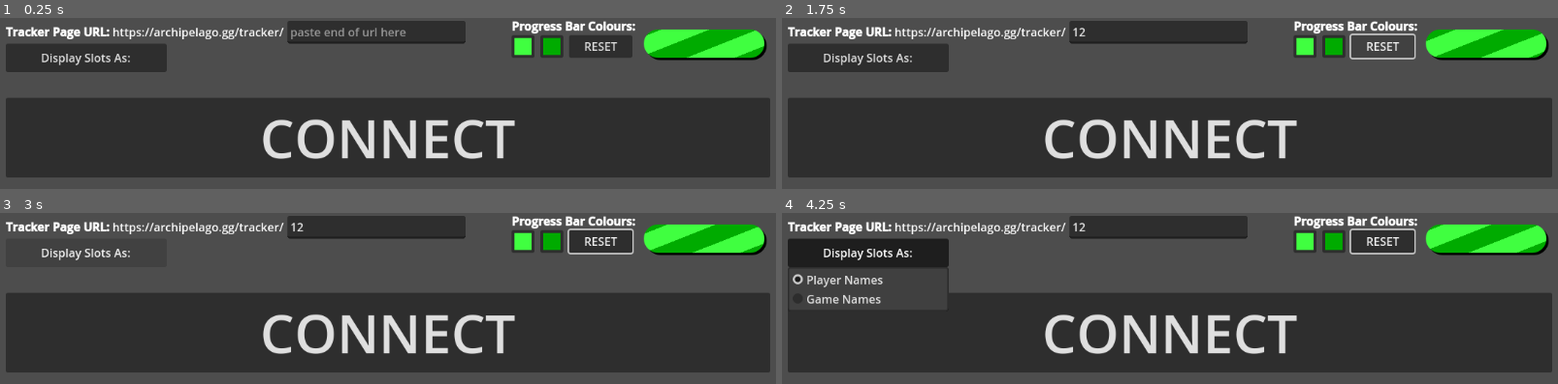
Above: before the commit, frames 1-4 (two rows, left to right).
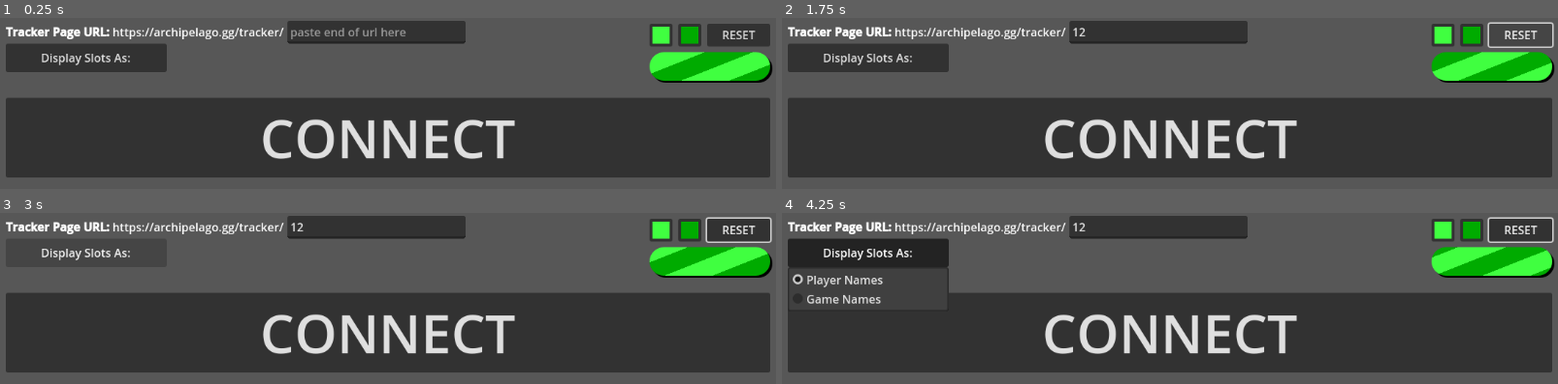
Above: after the commit, the same moments.

Repository: GirambQuamb/Archipelago-Pretty-Progress
Game: Godot game, scene res://launcher.tscn
The game is run twice, just before and just after one commit, with the same random seed, the same clock (stepped at 60 frames per second) and the same inputs.
Inputs (mouse positions are in pixels of both pictures, inside the frame that each line leads up to):
- Up to frame 1 (0.25 s): no input
- Up to frame 2 (1.75 s): click (1162, 31) at 0.52 s; type "12" at 0.6 s; click "RESET" at 1.25 s
- Up to frame 3 (3 s): click "Display Slots As:" at 2 s; click "Display Slots As:" at 2.75 s
- Up to frame 4 (4.25 s): click "Display Slots As:" at 3.5 s

The runs differ from the first frame. In frame 1, 7.3% of the frame differs, in the area x 65-100%, y 1-38%; in frame 2, 6.4%; in frame 3, 7.7%; in frame 4, 7.6%.

Commit message:
Window Title Easter Eggs + Small UI Tweaks
- Window title for the launcher randomly chooses a phrase to show at the end
- Shuffled around the colour picking UI and removed the label

Diff:
--- a/src/launcher.gd
+++ b/src/launcher.gd
@@ -39,8 +39,13 @@
 @export var progress_bar_b : ColorRect
 @export var display_error : ColorRect # Error message
 
+## Window Title Easter Egg ##
+@export var title_eggs : Array[String]
+
 # Initialize the scene
 func _ready() -> void:
+	# Set main window title
+	get_window().title = "PPLauncher | %s" % title_eggs.pick_random()
 	# Initialize text
 	initialize_text()
 
--- a/src/launcher.tscn
+++ b/src/launcher.tscn
@@ -18,7 +18,7 @@
 shader_parameter/color_stripe = Color(7.21961e-08, 0.672275, 9.62615e-07, 1)
 shader_parameter/divisions = 15.0
 shader_parameter/stripe_bias = 2.0
-shader_parameter/speed = 0.1
+shader_parameter/speed = 0.04
 shader_parameter/angle = 0.1
 
 [sub_resource type="StyleBoxFlat" id="StyleBoxFlat_uy6ji"]
@@ -52,6 +52,13 @@
 progress_bar_a = NodePath("Single Game Window/Display Panel/Display Parent/Display Parent A/Progress Bar A")
 progress_bar_b = NodePath("Single Game Window/Display Panel/Display Parent/Display Parent B/Progress Bar B")
 display_error = NodePath("Single Game Window/Error")
+title_eggs = Array[String](["Sent Structure Compass (My Heart)", "Giving Guards Tea Since 2004", "chrisWOW chrisWOW chrisWOW", "Downgraded to Allow Full Gold Jumps", "Still Waiting for Oak's Parcel", "BK'd Until You Get the Spade Key", "Dying to Reznor Since 1990", "Sending Death Links at Inopportune Moments", "Sending Hardmode Way Too Early", "You Know Why They Call Him Trinexx?", "Won't Stop BLJing Out of Logic", "Enabling Grasssanity", "Glitching Into Richard's Backyard", "Bomb Triggering the Egg", "Updating an apworld Without Telling the Host", "Please Don't Make Me Do Dive Checks", "Wait, Where Do I Buy Poke Balls Now?", "Currently Headed Away From the Thing You Need"])
+
+[node name="ColorRect" type="ColorRect" parent="."]
+layout_mode = 0
+offset_right = 1080.0
+offset_bottom = 240.0
+color = Color(0.340339, 0.340339, 0.340339, 1)
 
 [node name="Options" type="Control" parent="."]
 anchors_preset = 0
@@ -106,9 +113,9 @@
 
 [node name="Color Picking" type="Control" parent="Options" node_paths=PackedStringArray("progress_preview", "color_picker_a", "color_picker_b")]
 anchors_preset = 0
-offset_left = 712.0
+offset_left = 904.0
 offset_top = 64.0
-offset_right = 752.0
+offset_right = 944.0
 offset_bottom = 104.0
 pivot_offset = Vector2(0, -64)
 script = ExtResource("2_uy6ji")
@@ -118,28 +125,28 @@
 
 [node name="Color Picker 1" type="ColorPickerButton" parent="Options/Color Picking"]
 layout_mode = 0
-offset_top = -40.0
+offset_top = -56.0
 offset_right = 32.0
-offset_bottom = -8.0
+offset_bottom = -24.0
 color = Color(0.25098, 1, 0.25098, 1)
 edit_alpha = false
 
 [node name="Color Picker 2" type="ColorPickerButton" parent="Options/Color Picking"]
 layout_mode = 0
 offset_left = 40.0
-offset_top = -40.0
+offset_top = -56.0
 offset_right = 72.0
-offset_bottom = -8.0
+offset_bottom = -24.0
 color = Color(0, 0.670588, 0, 1)
 edit_alpha = false
 
 [node name="Shadow Preview" type="Panel" parent="Options/Color Picking"]
 clip_children = 1
 layout_mode = 2
-offset_left = 187.0
-offset_top = -45.0
-offset_right = 355.0
-offset_bottom = -5.0
+offset_left = 3.0
+offset_top = -13.0
+offset_right = 171.0
+offset_bottom = 27.0
 theme_override_styles/panel = SubResource("StyleBoxFlat_88lnb")
 
 [node name="Progress Bar" type="ColorRect" parent="Options/Color Picking/Shadow Preview"]
@@ -152,10 +159,9 @@
 [node name="Progress Bar Preview" type="Panel" parent="Options/Color Picking"]
 clip_children = 1
 layout_mode = 2
-offset_left = 184.0
-offset_top = -48.0
-offset_right = 352.0
-offset_bottom = -8.0
+offset_top = -16.0
+offset_right = 168.0
+offset_bottom = 24.0
 theme_override_styles/panel = SubResource("StyleBoxFlat_88lnb")
 
 [node name="Progress Bar" type="ColorRect" parent="Options/Color Picking/Progress Bar Preview"]
@@ -166,21 +172,12 @@
 color = Color(0, 1, 0.166667, 1)
 metadata/_edit_lock_ = true
 
-[node name="RichTextLabel" type="RichTextLabel" parent="Options/Color Picking"]
-layout_mode = 0
-offset_top = -64.0
-offset_right = 240.0
+[node name="Reset Button" type="Button" parent="Options/Color Picking"]
+layout_mode = 0
+offset_left = 80.0
+offset_top = -56.0
+offset_right = 168.0
 offset_bottom = -24.0
-mouse_filter = 2
-bbcode_enabled = true
-text = "[b]Progress Bar Colours:[/b]"
-
-[node name="Reset Button" type="Button" parent="Options/Color Picking"]
-layout_mode = 0
-offset_left = 80.0
-offset_top = -40.0
-offset_right = 168.0
-offset_bottom = -8.0
 text = "RESET"
 
 [node name="Launch Button" type="Button" parent="."]
